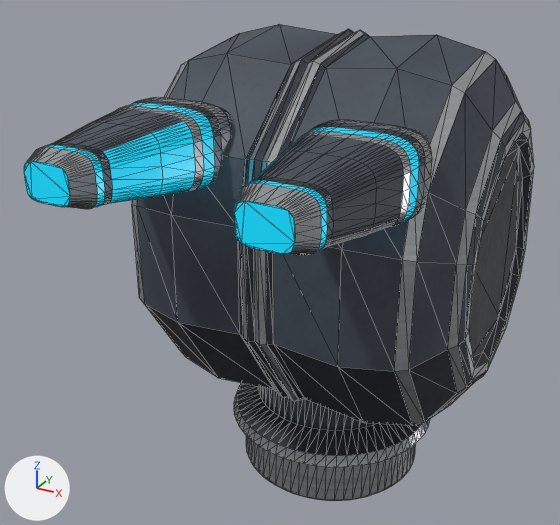
The Blender file assets-source/models/glacier-cryo-arc-t2/high.blend, before and after one commit.
One viewpoint serves both versions: a 50 mm lens placed at (0.163, -0.361, 0.35), pointed at (-0.015, -0.037, 0.188). Arrows for +X, +Y and +Z are at lower left; the lights stay in place. The picture after the commit comes second. Mesh edges are drawn as thin lines.

Script lines for the objects in view, before the commit:
```python
ob_forward_assembly = bpy.data.objects.new('forward-assembly', me_glacier_original_source_003)
ob_forward_assembly.parent = ob_recoilgroup
ob_forward_assembly.location = (0.0, 0.0, 0.0)
ob_turret_head = bpy.data.objects.new('turret-head', me_glacier_original_source_002)
ob_turret_head.parent = ob_pitchcradle
ob_turret_head.location = (0.0, 0.0, 0.0)
ob_yaw_bearing = bpy.data.objects.new('yaw-bearing', me_glacier_original_source_001)
ob_yaw_bearing.parent = ob_yawring
ob_yaw_bearing.location = (0.0, 0.0, 0.0)
```
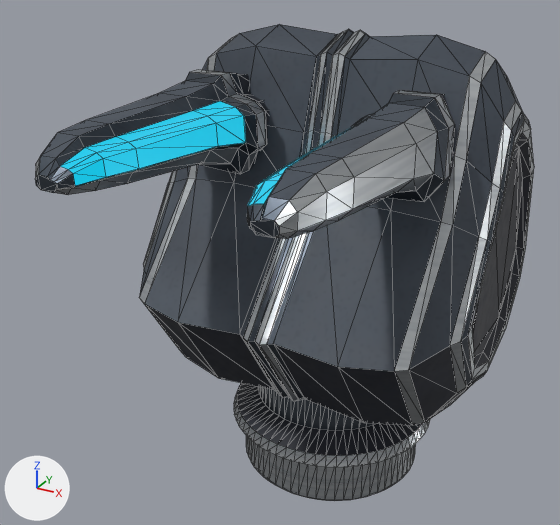
The change, as a list of edits to the scene's bpy script:
```text
Change me_glacier_original_source_002:
    where me_glacier_original_source_002.from_pydata(...)  # 276 vertices, 548 faces; spans x -0.09..0.09, y -0.09..0.09, z -0.09..0.11
    used by ob_turret_head; parent = ob_pitchcradle; location = (0.0, 0.0, 0.0)
    me_glacier_original_source_002 part 1: 79 of 276 vertices moved; they spanned x -0.09..0.09, y -0.09..-0.021, z -0.012..0.102 and now span x -0.09..0.09, y -0.063..-0.006, z -0.012..0.102; mean shift (0.0, 0.033, 0.0); largest move (-0.043, -0.082, 0.066) -> (-0.043, -0.025, 0.066)
Change me_glacier_original_source_003:
    used by ob_forward_assembly; parent = ob_recoilgroup; location = (0.0, 0.0, 0.0)
    remove me_glacier_original_source_003.from_pydata(...)  # 1152 vertices, 2296 faces; spans x -0.073..0.073, y -0.16..0.0, z 0.048..0.086
    add me_glacier_original_source_003.from_pydata(...)  # 220 vertices, 432 faces; spans x -0.07..0.07, y -0.16..0.0, z 0.042..0.092
    me_glacier_original_source_003 part 2: 575 vertices removed from x -0.073..-0.021, y -0.16..0.0, z 0.048..0.086; 109 vertices added at x -0.07..-0.024, y -0.16..0.0, z 0.042..0.092
    me_glacier_original_source_003 part 3: 575 vertices removed from x 0.021..0.073, y -0.16..0.0, z 0.048..0.086; 109 vertices added at x 0.024..0.07, y -0.16..0.0, z 0.042..0.092
```

Changed parts and their boxes [x1, y1, x2, y2] in the pictures (560 x 525 px; the box of a moved part takes in the faces that stretch with it):
'turret-head', reshaped
    before: [132, 24, 534, 425]
    after: [139, 24, 534, 425]
'forward-assembly', reshaped (7% taller)
    before: [24, 97, 432, 255]
    after: [35, 70, 454, 239]
part 1 of me_glacier_original_source_002, moved or reshaped
    before: [132, 24, 524, 386]
    after: [139, 24, 524, 386]
part 2 of me_glacier_original_source_003, cut back
    before: [24, 97, 232, 209]
    after: [35, 70, 269, 195]
part 3 of me_glacier_original_source_003, cut back
    before: [234, 120, 432, 255]
    after: [247, 90, 454, 239]
